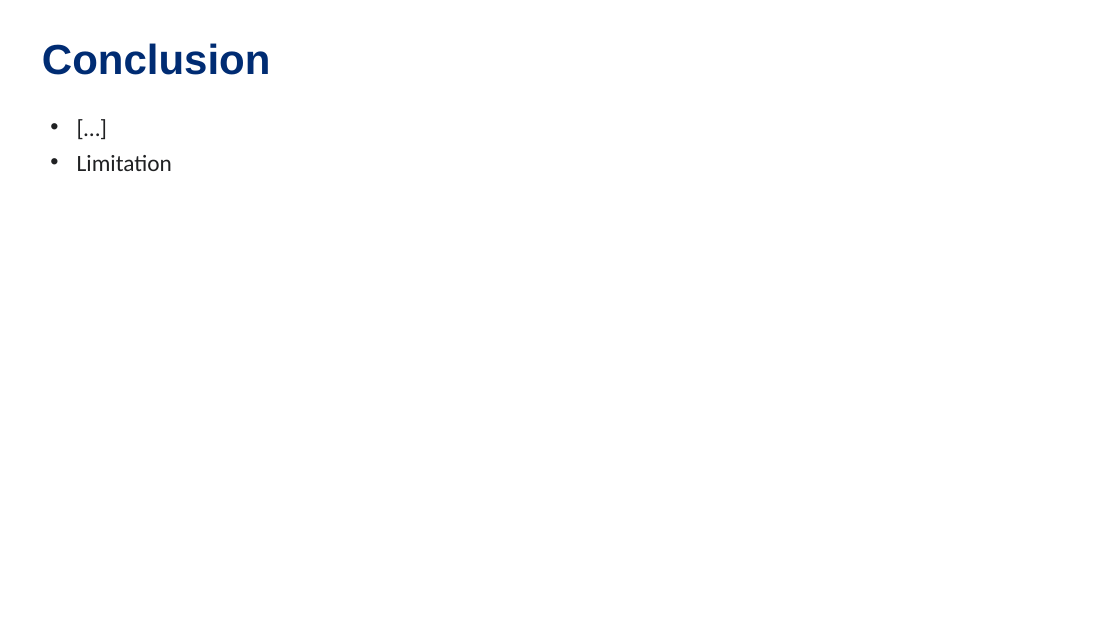
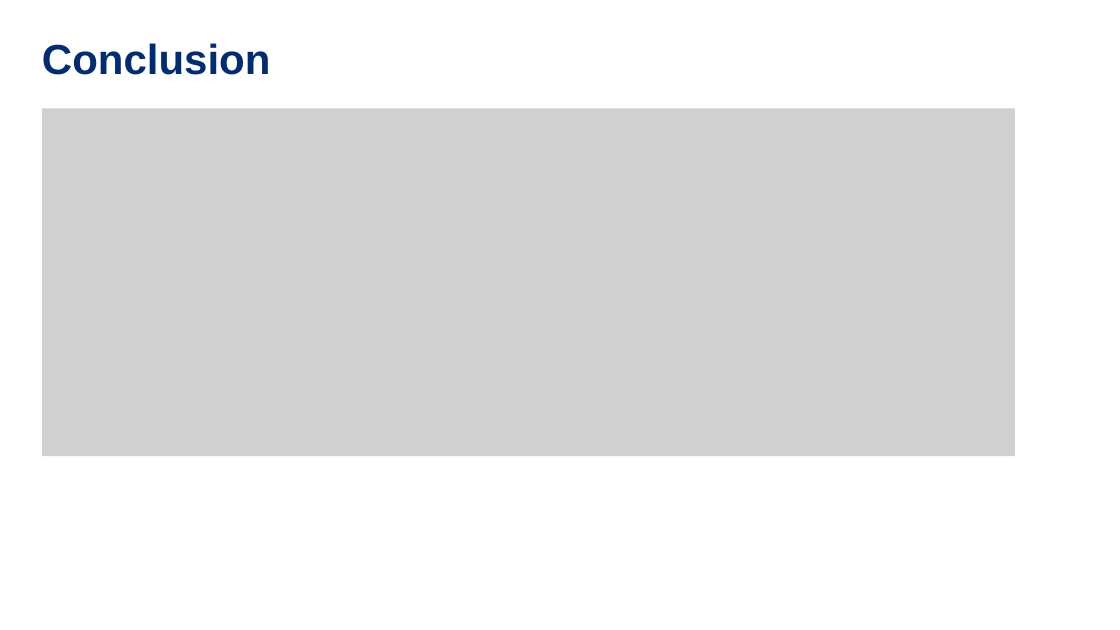
Before and after one commit to stm5340/EN.615.781.81.SP26_Final_Project, a slide deck: slide 12 of 615_781_Kuta_Nguyen_McLain.pptx. Drawn at 1120x630 pixels with LibreOffice and Linux fonts; fonts in the diff are those of the drawing; grey boxes stand for pictures. Boxes give left, top, right and bottom in pixels: in the first picture for what was removed or moved away, otherwise in the second. Text is boxed around its words. In the diff, an @@ line names an element or a change of style, - is before the commit and + after.

Commit message:
Adding content to final three slides of PPT

```diff
--- a/615_781_Kuta_Nguyen_McLain.pptx
+++ b/615_781_Kuta_Nguyen_McLain.pptx
@@ picture added at bbox=[42, 108, 1015, 456] @@
@@ text removed at bbox=[77, 155, 172, 171] @@
-• […]
-• Limitation
```
Also in this commit, not shown: 2 other files.
